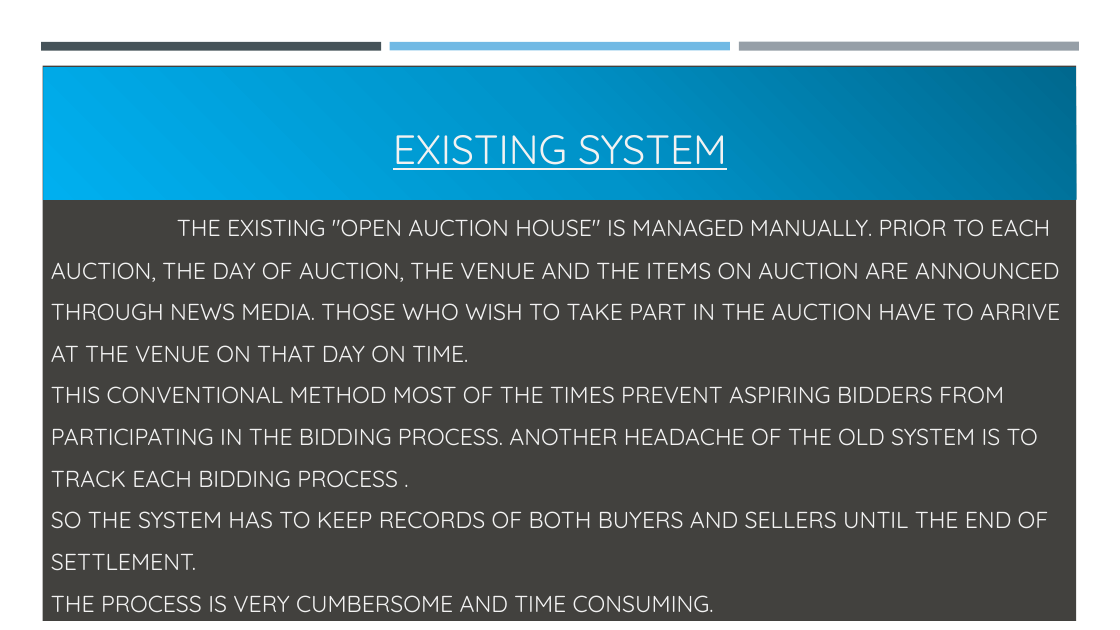
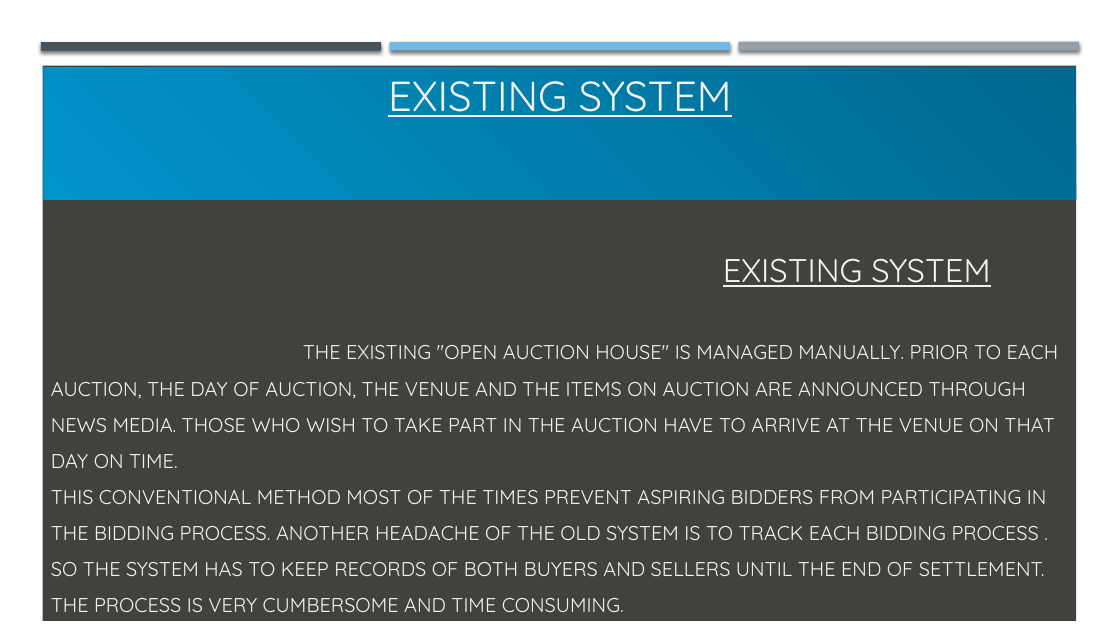
Before and after one commit to AtharvaCM/django-auction, a slide deck: slide 4 of Online auction system.pptx. Drawn at 1120x630 pixels with LibreOffice and Linux fonts; fonts in the diff are those of the drawing. Boxes give left, top, right and bottom in pixels: in the first picture for what was removed or moved away, otherwise in the second. Text is boxed around its words. In the diff, an @@ line names an element or a change of style, - is before the commit and + after.

```diff
--- a/Online auction system.pptx
+++ b/Online auction system.pptx
@@ shadow on in 3 elements at (41, 42, 381, 50), (739, 42, 1079, 51), (390, 42, 730, 50) @@
@@ rectangle "EXISTING SYSTEM THE EXISTING "OPEN ..." at (43, 66, 1076, 621): size 32.4 to 28.1 pt in "EXISTING SYSTEM"; size 19.8 to 17.2 pt; title to rectangle @@
@@ rectangle "EXISTING SYSTEM" at (44, 67, 1076, 200): size 35.1 to 36 pt; fill gradient #00688E to #0094CA to #00B0F0 to gradient #00688E to #0094CA @@
```
Also in this commit, not shown: 7 other slides changed, 13 other files.
